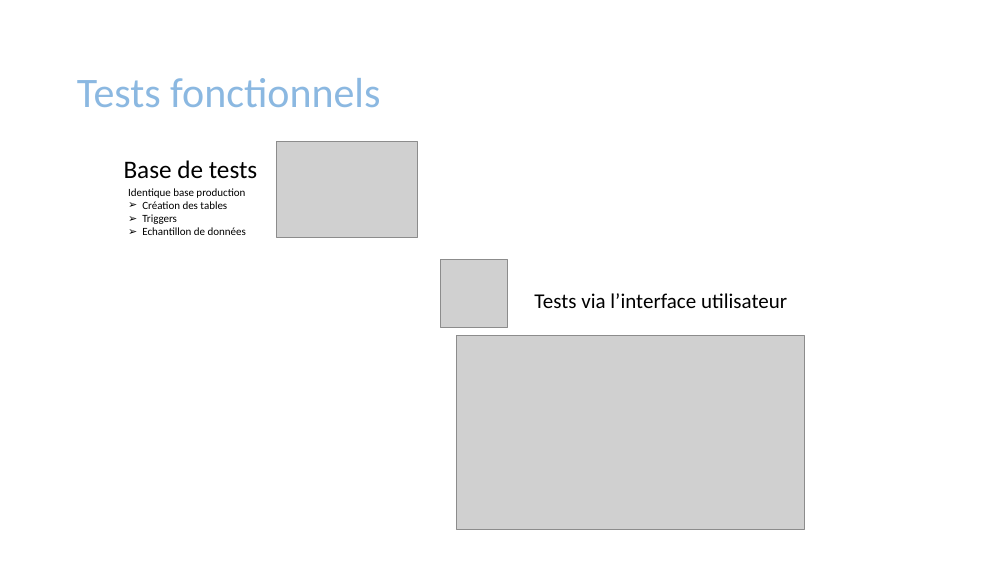
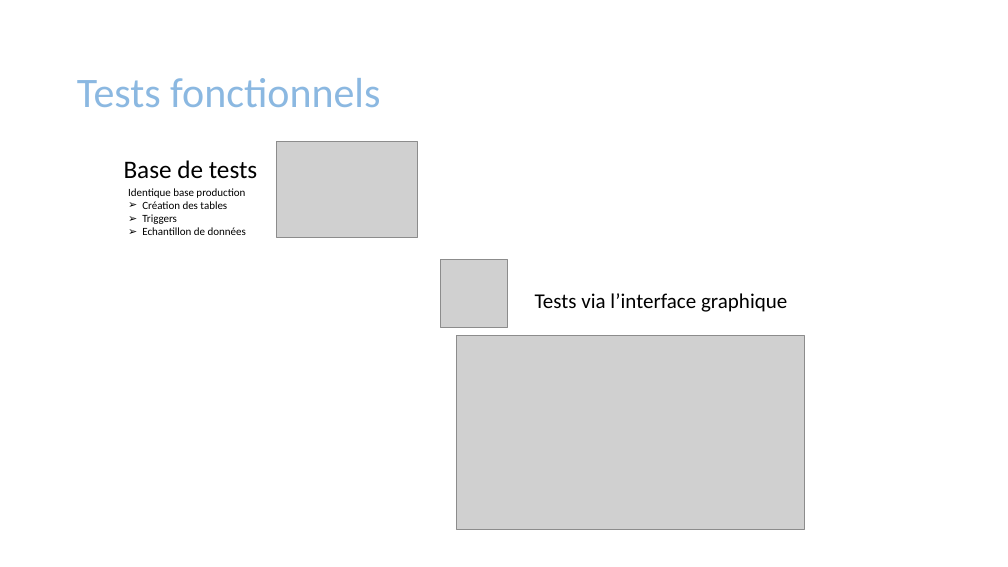
Before and after one commit to mapette/sos_immo_backend, a slide deck: slide 19 of doc/présentation V5.pptx. Drawn at 1008x567 pixels with LibreOffice and Linux fonts; fonts in the diff are those of the drawing; grey boxes stand for pictures. Boxes give left, top, right and bottom in pixels: in the first picture for what was removed or moved away, otherwise in the second. Text is boxed around its words. In the diff, an @@ line names an element or a change of style, - is before the commit and + after.

Commit message:
presentation

```diff
--- a/doc/présentation V5.pptx
+++ b/doc/présentation V5.pptx
@@ text at box(535, 293, 787, 312): text changed @@
-Tests via l’interface utilisateur
+Tests via l’interface graphique
```
Also in this commit, not shown: 3 other slides changed, 9 slides added, 1 other file.
